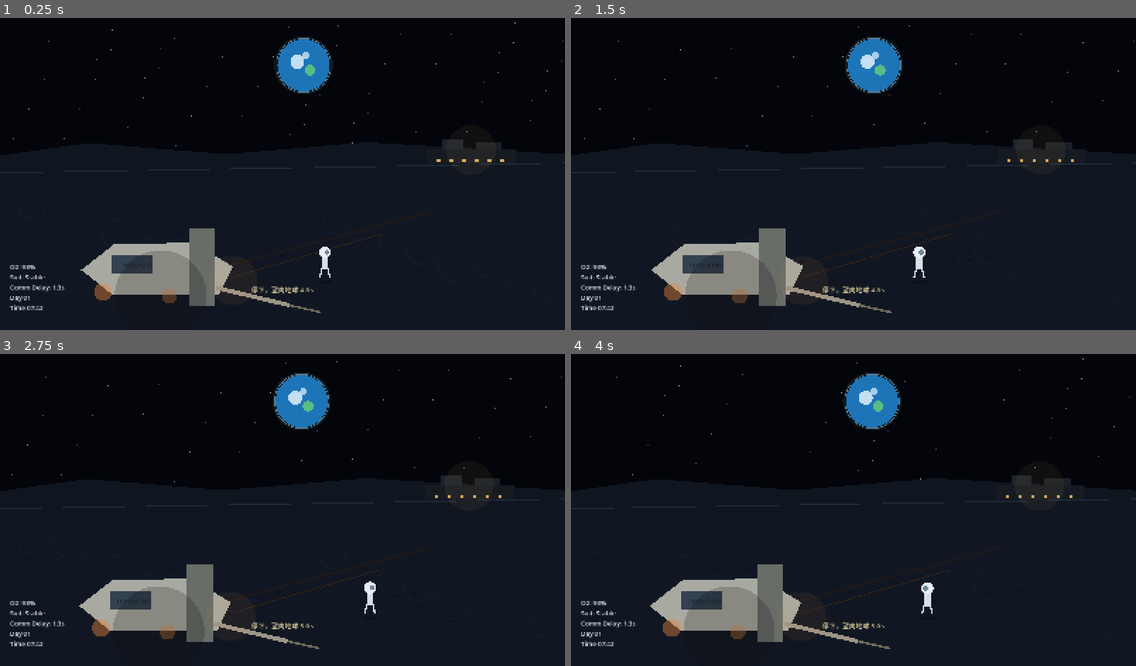
Above: before the commit, frames 1-4 (two rows, left to right).
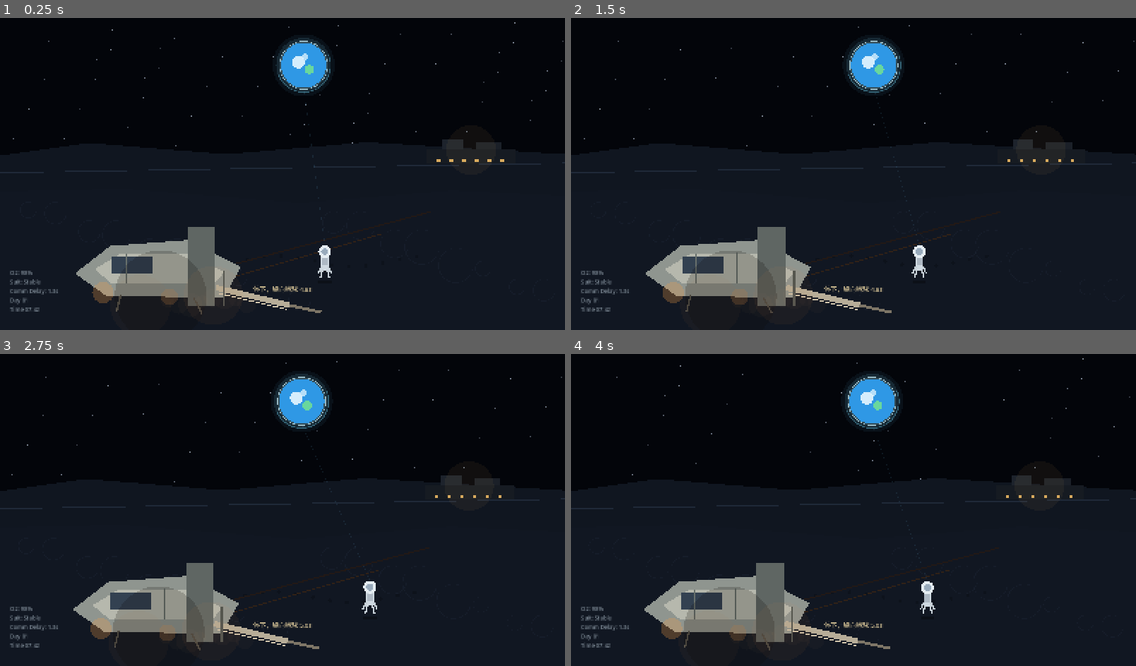
Above: after the commit, the same moments.

Repository: chinnseii/guanghan-outpost
Game: Godot game, scene res://scenes/arrival/ArrivalCinematicScene.tscn
The game is run twice, just before and just after one commit, with the same random seed, the same clock (stepped at 60 frames per second) and the same inputs. This scene is started directly instead of the project's main scene.
Inputs (mouse positions are in pixels of both pictures, inside the frame that each line leads up to):
- Up to frame 1 (0.25 s): no input
- Up to frame 2 (1.5 s): tap Enter at 0.5, 1.35 s; move the mouse to (977, 155) at 0.52 s; hold D (move_right) 0.53-1.28 s; hold E (interact) 0.53-1.28 s; click (977, 155) at 0.67 s; move the mouse to (740, 186) at 1.27 s; hold S from 1.28 s (still down)
- Up to frame 3 (2.75 s): tap Space at 2 s; move the mouse to (339, 438) at 2.02 s; release S at 2.03 s; hold D (move_right) from 2.03 s (still down); tap N at 2.1 s
- Up to frame 4 (4 s): move the mouse to (825, 569) at 2.77 s; release D (move_right) at 2.78 s; hold W 2.78-3.53 s; tap B at 2.85 s; click (825, 569) at 2.92 s; move the mouse to (1023, 553) at 3.52 s; hold A (move_left) from 3.53 s (still down); tap Z at 3.6 s

The runs differ from the first frame. In frame 1, 3.6% of the frame differs, in the area x 1-59%, y 6-96%; in frame 2, 3.7%; in frame 3, 3.6%; in frame 4, 3.7%, in the area x 1-65%, y 6-96%.

Commit message:
Polish arrival cinematic mood

Diff:
--- a/scripts/arrival/arrival_cinematic_scene.gd
+++ b/scripts/arrival/arrival_cinematic_scene.gd
@@ -14,7 +14,7 @@
 var debug_visible := false
 var observe_hold := 0.0
 var observe_triggered := false
-var hud_alpha := 1.0
+var hud_alpha := 0.58
 var dialogue_alpha := 0.0
 var dialogue_text := ""
 var prompt_text := "停下，望向地球"
@@ -96,26 +96,27 @@
 	canvas.add_child(root)
 	var hud := Label.new()
 	hud.name = "MinimalHUD"
-	hud.position = Vector2(28, 708)
-	hud.size = Vector2(320, 126)
-	hud.modulate = Color("#d8e7f2")
-	hud.add_theme_font_size_override("font_size", 18)
+	hud.position = Vector2(28, 726)
+	hud.size = Vector2(300, 118)
+	hud.modulate = Color("#c7d8e4", 0.58)
+	hud.add_theme_font_size_override("font_size", 16)
 	root.add_child(hud)
 	var dialogue := Label.new()
 	dialogue.name = "DialogueLine"
-	dialogue.position = Vector2(420, 94)
-	dialogue.size = Vector2(760, 128)
+	dialogue.position = Vector2(360, 642)
+	dialogue.size = Vector2(880, 92)
 	dialogue.horizontal_alignment = HORIZONTAL_ALIGNMENT_CENTER
+	dialogue.vertical_alignment = VERTICAL_ALIGNMENT_CENTER
 	dialogue.modulate = Color("#dcecff", 0.0)
-	dialogue.add_theme_font_size_override("font_size", 24)
+	dialogue.add_theme_font_size_override("font_size", 23)
 	root.add_child(dialogue)
 	var prompt := Label.new()
 	prompt.name = "Prompt"
 	prompt.position = Vector2(520, 770)
 	prompt.size = Vector2(560, 44)
 	prompt.horizontal_alignment = HORIZONTAL_ALIGNMENT_CENTER
-	prompt.modulate = Color("#e7d2a0", 0.88)
-	prompt.add_theme_font_size_override("font_size", 19)
+	prompt.modulate = Color("#e7d2a0", 0.82)
+	prompt.add_theme_font_size_override("font_size", 18)
 	root.add_child(prompt)
 	var debug := Label.new()
 	debug.name = "Debug"
@@ -155,8 +156,8 @@
 
 func _process_observe(delta: float) -> void:
 	if observe_triggered:
-		hud_alpha = move_toward(hud_alpha, 1.0, delta * 0.26)
-		dialogue_alpha = move_toward(dialogue_alpha, 0.0, delta * 0.12)
+		hud_alpha = move_toward(hud_alpha, 0.58, delta * 0.22)
+		dialogue_alpha = move_toward(dialogue_alpha, 0.0, delta * 0.10)
 		return
 	if player_moving:
 		observe_hold = 0.0
@@ -167,7 +168,7 @@
 
 func _trigger_observe_earth() -> void:
 	observe_triggered = true
-	hud_alpha = 0.34
+	hud_alpha = 0.24
 	dialogue_alpha = 1.0
 	camera_lock_time = 3.2
 	dialogue_text = "那里，是地球。\n距离：384,400公里。\n预计通信延迟：1.3秒。"
@@ -192,7 +193,7 @@
 	dialogue.modulate.a = dialogue_alpha
 	var prompt: Label = $UI/Root/Prompt
 	if observe_triggered:
-		prompt_text = "E / Enter 继续前往月面行动区"
+		prompt_text = "E / Enter 前往基地气闸"
 	else:
 		var left: float = max(0.0, 5.0 - observe_hold)
 		prompt_text = "停下，望向地球 %.1fs" % left
@@ -219,15 +220,18 @@
 		var y := float(28 + (i * 53) % 360)
 		var alpha := 0.22 + float(i % 5) * 0.08
 		draw_circle(Vector2(x, y), 1.0 + float(i % 2), Color("#d9e8ff", alpha))
-	_draw_earth(Vector2(860, 150), 74.0)
+	_draw_earth(Vector2(860, 150), 64.0)
 
 func _draw_earth(center: Vector2, radius: float) -> void:
-	draw_circle(center, radius + 9.0, Color("#81d5ff", 0.10))
-	draw_circle(center, radius, Color("#1d75b8"))
-	draw_circle(center + Vector2(-18, -10), 20, Color("#e9f5ff", 0.82))
-	draw_circle(center + Vector2(18, 14), 15, Color("#61c77c", 0.88))
-	draw_circle(center + Vector2(5, -28), 10, Color("#dbefff", 0.72))
-	draw_arc(center, radius + 3.0, 0.0, TAU, 72, Color("#c6edff", 0.45), 2)
+	draw_circle(center, radius + 24.0, Color("#63c9ff", 0.06))
+	draw_circle(center, radius + 14.0, Color("#7edbff", 0.12))
+	draw_circle(center, radius + 5.0, Color("#b6efff", 0.18))
+	draw_circle(center, radius, Color("#2f98e5"))
+	draw_circle(center + Vector2(-15, -9), 18, Color("#f0fbff", 0.86))
+	draw_circle(center + Vector2(16, 12), 13, Color("#71df93", 0.88))
+	draw_circle(center + Vector2(4, -24), 9, Color("#e5f7ff", 0.74))
+	draw_arc(center, radius + 4.0, 0.0, TAU, 72, Color("#d3f6ff", 0.62), 2)
+	draw_arc(center, radius + 12.0, -0.4, 2.8, 48, Color("#72dfff", 0.30), 3)
 
 func _draw_distant_layer() -> void:
 	draw_polygon(
@@ -261,31 +265,48 @@
 	_draw_transport_ship()
 	_draw_player()
 	draw_circle(Vector2(455, 804), 130, Color("#0b0704", 0.20))
-	draw_circle(Vector2(660, 760), 70, Color("#e3863e", 0.07))
+	draw_circle(Vector2(604, 802), 84, Color("#e3863e", 0.055))
+	for i in range(8):
+		draw_circle(Vector2(475 + i * 32, 818 + sin(float(i)) * 12.0), 18.0 + float(i % 3) * 8.0, Color("#b78c62", 0.035))
 
 func _draw_transport_ship() -> void:
 	var base := Vector2(230, 610)
 	draw_polygon(
-		[base + Vector2(0, 120), base + Vector2(92, 48), base + Vector2(315, 42), base + Vector2(430, 110), base + Vector2(392, 188), base + Vector2(88, 190)],
-		[Color("#a8aaa2")]
+		[base + Vector2(-18, 130), base + Vector2(82, 52), base + Vector2(305, 35), base + Vector2(452, 112), base + Vector2(404, 198), base + Vector2(72, 194)],
+		[Color("#8f958f")]
 	)
-	draw_rect(Rect2(base + Vector2(88, 78), Vector2(116, 54)), Color("#334151"))
-	draw_rect(Rect2(base + Vector2(305, 4), Vector2(74, 220)), Color("#686d68"))
-	draw_line(base + Vector2(382, 170), base + Vector2(590, 220), Color("#9d9687"), 12)
-	draw_line(base + Vector2(590, 220), base + Vector2(680, 240), Color("#716a5d"), 6)
-	draw_circle(base + Vector2(62, 182), 26, Color("#e5863e", 0.44))
-	draw_circle(base + Vector2(250, 194), 22, Color("#e5863e", 0.36))
-	draw_string(ThemeDB.fallback_font, base + Vector2(105, 112), "TRANSPORT", HORIZONTAL_ALIGNMENT_LEFT, -1, 17, Color("#1d2430"))
+	draw_polygon(
+		[base + Vector2(38, 118), base + Vector2(108, 76), base + Vector2(308, 74), base + Vector2(405, 126), base + Vector2(376, 160), base + Vector2(86, 158)],
+		[Color("#b6b8ad")]
+	)
+	draw_rect(Rect2(base + Vector2(88, 82), Vector2(116, 50)), Color("#334151"))
+	draw_rect(Rect2(base + Vector2(302, 0), Vector2(78, 224)), Color("#5f6663"))
+	draw_line(base + Vector2(88, 158), base + Vector2(388, 158), Color("#555b58"), 3)
+	draw_line(base + Vector2(128, 76), base + Vector2(128, 158), Color("#68706c"), 3)
+	draw_line(base + Vector2(242, 72), base + Vector2(242, 158), Color("#68706c"), 3)
+	draw_line(base + Vector2(382, 170), base + Vector2(590, 220), Color("#b7ad98"), 16)
+	draw_line(base + Vector2(590, 220), base + Vector2(680, 240), Color("#7e7667"), 8)
+	draw_line(base + Vector2(388, 186), base + Vector2(584, 232), Color("#d0c4ab"), 3)
+	draw_line(base + Vector2(404, 122), base + Vector2(404, 224), Color("#4d534f"), 6)
+	draw_line(base + Vector2(112, 190), base + Vector2(100, 238), Color("#55534c"), 5)
+	draw_line(base + Vector2(318, 198), base + Vector2(342, 244), Color("#55534c"), 5)
+	draw_circle(base + Vector2(62, 184), 30, Color("#f09a47", 0.28))
+	draw_circle(base + Vector2(250, 196), 24, Color("#f09a47", 0.22))
+	draw_circle(base + Vector2(168, 220), 86, Color("#e3863e", 0.045))
 
 func _draw_player() -> void:
 	var feet := Vector2(player_x, 748)
 	var bob := sin(walk_phase) * 2.0 if player_moving else 0.0
 	draw_ellipse(feet + Vector2(0, 16), 20.0, 5.0, Color("#020305", 0.35))
-	draw_rect(Rect2(feet + Vector2(-9, -56 + bob), Vector2(18, 38)), Color("#d8e0e7"))
-	draw_circle(feet + Vector2(0, -68 + bob), 17, Color("#e8eef4"))
-	draw_circle(feet + Vector2(player_facing * 6.0, -68 + bob), 7, Color("#6f879b"))
-	draw_line(feet + Vector2(-8, -22 + bob), feet + Vector2(-15, 4), Color("#c8d1d8"), 5)
-	draw_line(feet + Vector2(8, -22 + bob), feet + Vector2(14, 4), Color("#c8d1d8"), 5)
+	draw_rect(Rect2(feet + Vector2(-11, -57 + bob), Vector2(22, 40)), Color("#cfd9e1"))
+	draw_rect(Rect2(feet + Vector2(-8, -52 + bob), Vector2(16, 22)), Color("#aeb9c4"))
+	draw_circle(feet + Vector2(0, -70 + bob), 18, Color("#e5edf2"))
+	draw_circle(feet + Vector2(0, -70 + bob), 10, Color("#98aabb"))
+	draw_line(feet + Vector2(-10, -28 + bob), feet + Vector2(-20, -7 + bob), Color("#c3cdd4"), 5)
+	draw_line(feet + Vector2(10, -28 + bob), feet + Vector2(20, -7 + bob), Color("#c3cdd4"), 5)
+	draw_line(feet + Vector2(-7, -19 + bob), feet + Vector2(-13, 5), Color("#c8d1d8"), 5)
+	draw_line(feet + Vector2(7, -19 + bob), feet + Vector2(13, 5), Color("#c8d1d8"), 5)
+	draw_line(feet + Vector2(0, -88 + bob), Vector2(860, 214), Color("#74cfff", 0.10), 1)
 
 func _save_cinematic() -> void:
 	var data := {
Not shown, added: scripts/arrival/arrival_cinematic_scene.gd.uid
Not shown, changed: ITERATION_PLAN.md
Not shown, changed: README.md
